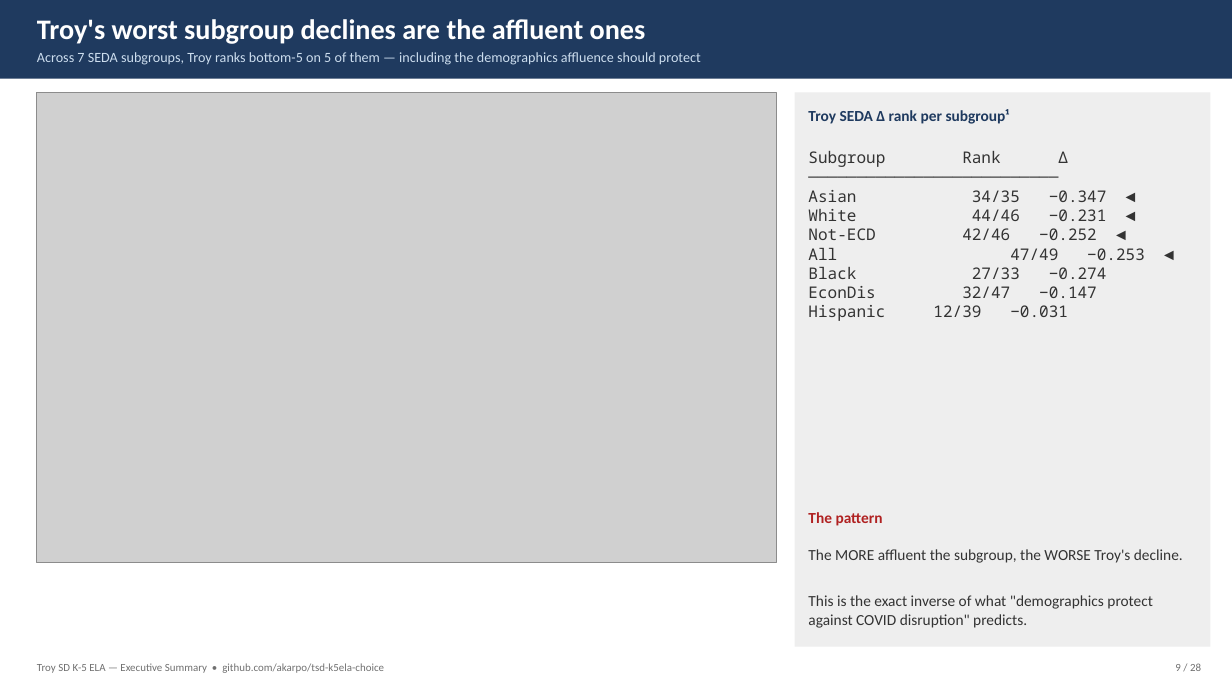
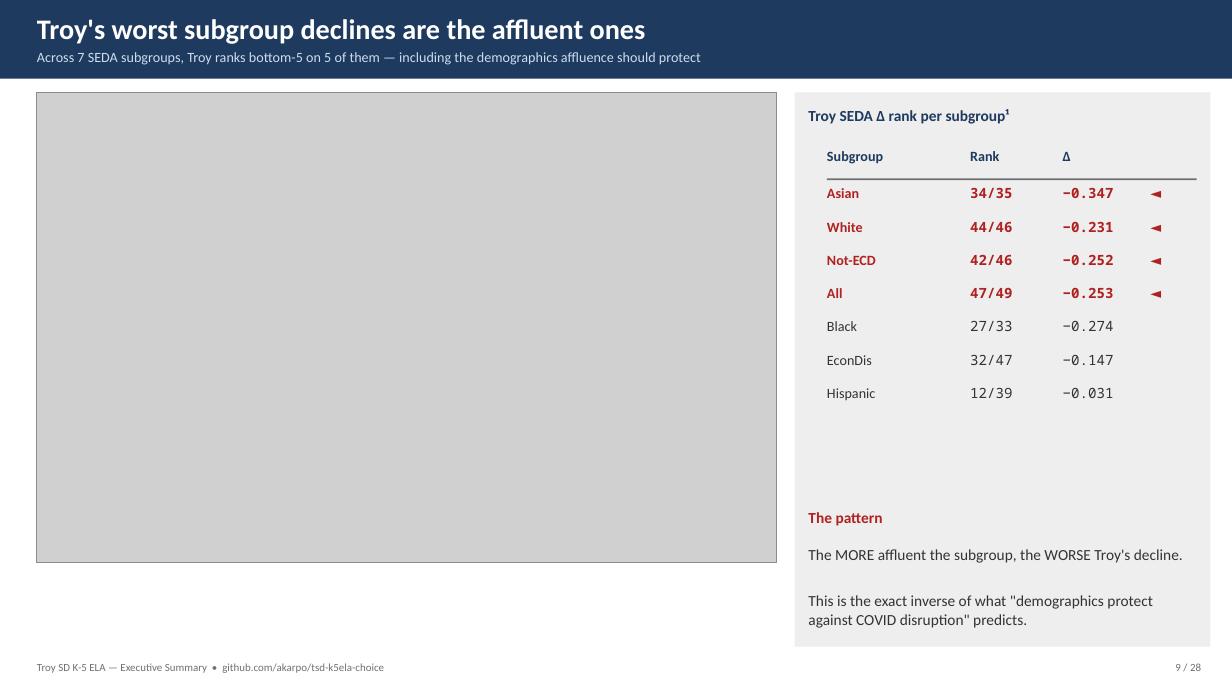
Before and after one commit to akarpo/tsd-k5ela-choice, a slide deck: slide 9 of deck/Troy_K5_ELA_Executive_Summary.pptx. Drawn at 1232x693 pixels with LibreOffice and Linux fonts; fonts in the diff are those of the drawing; grey boxes stand for pictures. Boxes give left, top, right and bottom in pixels: in the first picture for what was removed or moved away, otherwise in the second. Text is boxed around its words. In the diff, an @@ line names an element or a change of style, - is before the commit and + after.

```diff
--- a/deck/Troy_K5_ELA_Executive_Summary.pptx
+++ b/deck/Troy_K5_ELA_Executive_Summary.pptx
@@ text removed at <box>808,151,1145,321</box> @@
-Subgroup Rank Δ
-──────────────────────────
-Asian 34/35 −0.347 ◄
-White 44/46 −0.231 ◄
-Not-ECD 42/46 −0.252 ◄
-All 47/49 −0.253 ◄
-Black 27/33 −0.274
-EconDis 32/47 −0.147
-Hispanic 12/39 −0.031
@@ text added at <box>827,151,883,164</box>, 11 pt, text #1F3A5F, bold @@
+Subgroup
@@ rectangle added at <box>827,178,1197,180</box>, fill #707070 @@
@@ text added at <box>970,151,999,161</box>, 11 pt, text #1F3A5F, bold @@
+Rank
@@ text added at <box>1063,152,1071,161</box>, 11 pt, text #1F3A5F, bold @@
+Δ
@@ text added at <box>827,188,859,198</box>, 11 pt, text #B02121, bold @@
+Asian
@@ text added at <box>970,188,1012,198</box>, 11 pt, text #B02121, bold @@
+34/35
@@ text added at <box>1063,188,1114,198</box>, 11 pt, text #B02121, bold @@
+−0.347
@@ text added at <box>1151,185,1197,213</box>, 11 pt, text #B02121, bold @@
+◄
@@ text added at <box>827,222,863,232</box>, 11 pt, text #B02121, bold @@
+White
@@ text added at <box>970,222,1012,232</box>, 11 pt, text #B02121, bold @@
+44/46
@@ text added at <box>1063,222,1114,232</box>, 11 pt, text #B02121, bold @@
+−0.231
@@ text added at <box>1151,218,1197,246</box>, 11 pt, text #B02121, bold @@
+◄
@@ text added at <box>827,255,876,265</box>, 11 pt, text #B02121, bold @@
+Not-ECD
@@ text added at <box>970,255,1012,265</box>, 11 pt, text #B02121, bold @@
+42/46
@@ text added at <box>1063,255,1114,265</box>, 11 pt, text #B02121, bold @@
+−0.252
@@ text added at <box>1151,251,1197,279</box>, 11 pt, text #B02121, bold @@
+◄
@@ text added at <box>827,288,842,298</box>, 11 pt, text #B02121, bold @@
+All
@@ text added at <box>970,288,1012,298</box>, 11 pt, text #B02121, bold @@
+47/49
@@ text added at <box>1063,288,1114,298</box>, 11 pt, text #B02121, bold @@
+−0.253
@@ text added at <box>1151,285,1197,312</box>, 11 pt, text #B02121, bold @@
+◄
@@ text added at <box>827,321,857,331</box>, 11 pt, text #333333 @@
+Black
@@ text added at <box>970,321,1012,331</box>, 11 pt, text #333333 @@
+27/33
@@ text added at <box>1063,321,1114,331</box>, 11 pt, text #333333 @@
+−0.274
@@ text added at <box>827,355,872,365</box>, 11 pt, text #333333 @@
+EconDis
@@ text added at <box>970,355,1012,365</box>, 11 pt, text #333333 @@
+32/47
@@ text added at <box>1063,355,1114,365</box>, 11 pt, text #333333 @@
+−0.147
@@ text added at <box>827,388,875,400</box>, 11 pt, text #333333 @@
+Hispanic
@@ text added at <box>970,388,1012,398</box>, 11 pt, text #333333 @@
+12/39
@@ text added at <box>1063,388,1114,398</box>, 11 pt, text #333333 @@
+−0.031
```
Also in this commit, not shown: 4 other slides changed, 41 other files.
